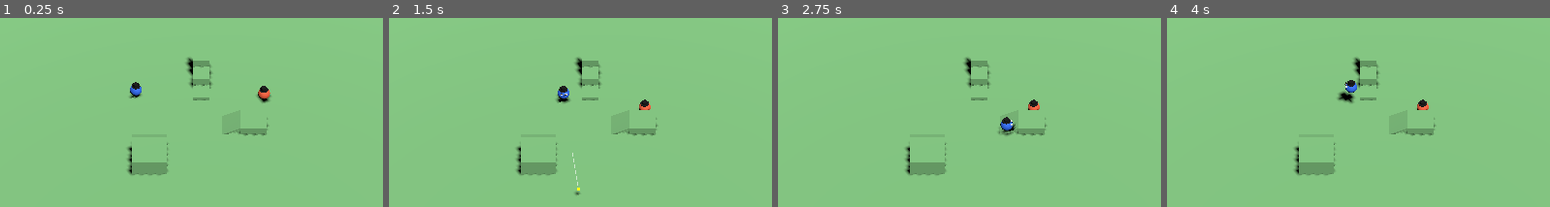
Above: before the commit, frames 1-4 (left to right).
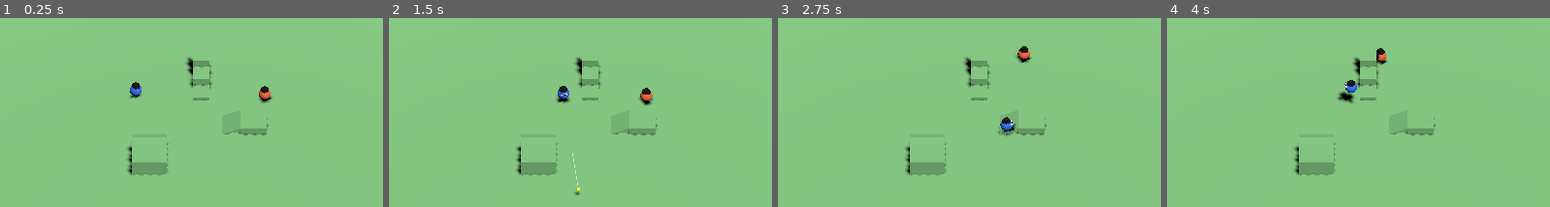
Above: after the commit, the same moments.

Repository: Dearaurora/ChaosGun-Portfolio
Game: Godot game, scene res://scenes/maps/battle_arena.tscn
The game is run twice, just before and just after one commit, with the same random seed, the same clock (stepped at 60 frames per second) and the same inputs. This scene is started directly instead of the project's main scene.
Inputs (mouse positions are % of the whole screen's width and height, from its top left):
- Up to frame 1 (0.25 s): no input
- Up to frame 2 (1.5 s): tap Enter (p2_fire) at 0.5 s; move the mouse to (72, 51) at 0.52 s; hold D (p1_move_right) 0.53-1.28 s; click (72, 51) at 0.6 s; tap Space (p1_jump) at 0.77 s; move the mouse to (30, 63) at 1.27 s; hold S (p1_move_backward) from 1.28 s (still down); tap Q (p1_weapon_cycle) at 1.35 s; click (30, 63) at 1.42 s
- Up to frame 3 (2.75 s): tap Space (p1_jump) at 1.52 s; move the mouse to (60, 32) at 2.02 s; release S (p1_move_backward) at 2.03 s; hold D (p1_move_right) from 2.03 s (still down); tap Enter (p2_fire) at 2.1 s; click (60, 32) at 2.17 s
- Up to frame 4 (4 s): move the mouse to (45, 80) at 2.77 s; release D (p1_move_right) at 2.78 s; hold W (p1_move_forward) 2.78-3.53 s; tap Down (p2_move_backward) at 2.85 s; click (45, 80) at 2.92 s; tap Space (p1_jump) at 3.02, 3.77 s; move the mouse to (80, 74) at 3.52 s; hold A (p1_move_left) from 3.53 s (still down); tap Up (p2_move_forward) at 3.6 s; click (80, 74) at 3.67 s
The pictures show only the part of the screen within x 24-74%, y 29-79%; the shares and areas given below are measured in that part.

The runs differ from the first frame. In frame 1, less than 0.1% of the frame differs, in the area x 67-72%, y 35-44%; in frame 2, 0.3%; in frame 3, 0.4%, in the area x 62-69%, y 14-49%; in frame 4, 0.3%.

Commit message:
生命股+隐藏HP+武器伤害+胜负判定+结算画面

Diff:
--- a/scenes/maps/demo_arena.tscn
+++ b/scenes/maps/demo_arena.tscn
@@ -1,9 +1,10 @@
-[gd_scene load_steps=5 format=3 uid="uid://dma2j2p6lyxxy"]
+[gd_scene load_steps=6 format=3 uid="uid://dma2j2p6lyxxy"]
 
 [ext_resource type="PackedScene" uid="uid://cxab3qykk26e4" path="res://scenes/characters/player.tscn" id="1_test_player"]
 [ext_resource type="PackedScene" uid="uid://bfs0o836ofdtd" path="res://scenes/characters/ai_character.tscn" id="2_ai"]
 [ext_resource type="Script" uid="uid://dwlowsr7w2nod" path="res://scripts/weapons/weapon_spawner.gd" id="3_spawner"]
 [ext_resource type="Script" path="res://scripts/ui/pause_menu.gd" id="4_pause"]
+[ext_resource type="Script" path="res://scripts/maps/demo_arena.gd" id="5_arena"]
 
 [sub_resource type="BoxShape3D" id="BoxShape3D_floor"]
 size = Vector3(100, 1, 100)
@@ -16,6 +17,7 @@
 size = Vector3(100, 1, 100)
 
 [node name="DemoArena" type="Node3D"]
+script = ExtResource("5_arena")
 
 [node name="DirectionalLight3D" type="DirectionalLight3D" parent="."]
 transform = Transform3D(0.8660254, -0.43301272, 0.24999999, 0, 0.49999997, 0.86602545, -0.5, -0.75, 0.43301266, 0, 100, 0)
--- a/scripts/maps/battle_arena.gd
+++ b/scripts/maps/battle_arena.gd
@@ -7,22 +7,24 @@
 const AI_SCENE = preload("res://scenes/characters/ai_character.tscn")
 
 ## 出生点（最多 4 个）
-const SPAWN_POINTS: Array[Vector3] = [
+var SPAWN_POINTS := [
 	Vector3(-15, 0.5, -10),
 	Vector3(15, 0.5, -10),
 	Vector3(-15, 0.5, 10),
 	Vector3(15, 0.5, 10),
 ]
 
-var _characters: Array[BaseCharacter] = []
+var _characters: Array = []
+var _victory_screen: CanvasLayer = null
+var _match_ended := false
 
 func _ready() -> void:
 	_spawn_characters()
-	# HUD 挂在第一个人类玩家身上（如果有的话）
 	_setup_hud()
+	_setup_victory_screen()
 
 func _spawn_characters() -> void:
-	var human_index := 0  # 用于分配输入前缀 p1_, p2_
+	var human_index := 0
 
 	for i in range(MatchConfig.slots.size()):
 		var slot = MatchConfig.slots[i]
@@ -39,27 +41,62 @@
 			human_index += 1
 			character = player_instance
 		else:
-			# AI
 			character = AI_SCENE.instantiate()
 
 		character.transform.origin = spawn_pos
+		character.name = _get_character_name(i, slot)
 
-		# 设置颜色
 		add_child(character)
+		# 连接淘汰信号
+		character.eliminated.connect(_on_character_eliminated)
 		_apply_color(character, i)
 		_characters.append(character)
 
+func _get_character_name(index: int, slot_type: int) -> String:
+	if slot_type == MatchConfig.SlotType.HUMAN:
+		return "Player %d" % (index + 1)
+	else:
+		return "AI Bot %d" % (index + 1)
+
 func _apply_color(character: BaseCharacter, slot_index: int) -> void:
 	var color = MatchConfig.PLAYER_COLORS[slot_index]
-	# 延迟设置颜色，等 Visual 节点 ready
 	await get_tree().process_frame
 	var visual = character.get_visual()
 	if visual and visual.has_method("set_body_color"):
 		visual.set_body_color(color)
 
 func _setup_hud() -> void:
-	# 找到第一个人类玩家，把 HUD 挂上去
 	for c in _characters:
 		if c is PlayerCharacter:
-			# HUD 已经在 player.tscn 里了，不用额外挂
 			break
+
+func _setup_victory_screen() -> void:
+	var vs_script = load("res://scripts/ui/victory_screen.gd")
+	_victory_screen = CanvasLayer.new()
+	_victory_screen.set_script(vs_script)
+	add_child(_victory_screen)
+
+# ------------------------------------------------------------------
+#  淘汰信号回调
+# ------------------------------------------------------------------
+func _on_character_eliminated(character: BaseCharacter) -> void:
+	if _match_ended:
+		return
+
+	# 统计存活者
+	var survivors: Array = []
+	for c in _characters:
+		if not c.is_game_over:
+			survivors.append(c)
+
+	if survivors.size() <= 1:
+		_match_ended = true
+		if survivors.size() == 1:
+			var winner = survivors[0]
+			var winner_name: String = winner.name
+			var slot_index := _characters.find(winner)
+			var winner_color: Color = MatchConfig.PLAYER_COLORS[slot_index] if slot_index < MatchConfig.PLAYER_COLORS.size() else Color.WHITE
+			_victory_screen.show_victory(winner_name, winner_color)
+		else:
+			# 全灭（理论上不会发生）
+			_victory_screen.show_victory("DRAW", Color.WHITE)
--- /dev/null
+++ b/scripts/maps/demo_arena.gd
@@ -0,0 +1,42 @@
+extends Node3D
+## demo_arena 的胜负判定脚本 —— 挂在 DemoArena 根节点
+
+var _characters: Array = []
+var _victory_screen: CanvasLayer = null
+var _match_ended := false
+
+func _ready() -> void:
+	# 等一帧让子节点都 ready
+	await get_tree().process_frame
+	_setup_victory_screen()
+	_connect_characters()
+
+func _setup_victory_screen() -> void:
+	var vs_script = load("res://scripts/ui/victory_screen.gd")
+	_victory_screen = CanvasLayer.new()
+	_victory_screen.set_script(vs_script)
+	add_child(_victory_screen)
+
+func _connect_characters() -> void:
+	for child in get_children():
+		if child is BaseCharacter:
+			child.eliminated.connect(_on_character_eliminated)
+			_characters.append(child)
+
+func _on_character_eliminated(character: BaseCharacter) -> void:
+	if _match_ended:
+		return
+
+	var survivors: Array = []
+	for c in _characters:
+		if not c.is_game_over:
+			survivors.append(c)
+
+	if survivors.size() <= 1:
+		_match_ended = true
+		if survivors.size() == 1:
+			var winner = survivors[0]
+			var winner_name: String = "Player" if winner is PlayerCharacter else "AI Bot"
+			_victory_screen.show_victory(winner_name, Color(0.2, 0.45, 1.0))
+		else:
+			_victory_screen.show_victory("DRAW", Color.WHITE)
--- a/scripts/player/base_character.gd
+++ b/scripts/player/base_character.gd
@@ -4,11 +4,15 @@
 @onready var weapon_point: Marker3D = get_node_or_null("WeaponPoint")
 @onready var weapon_manager: WeaponManager = get_node_or_null("WeaponManager")
 
+signal eliminated(character: BaseCharacter)
+
 # ============================================================
 #  生命与复活系统
 # ============================================================
 
 var lives: int = GameConfig.default_lives
+var max_hp: float = 3000.0
+var current_hp: float = 3000.0
 var is_dead: bool = false
 var is_invincible: bool = false
 var is_game_over: bool = false
@@ -89,10 +93,17 @@
 	var final_impulse = h_impulse + Vector3.UP * lift
 	apply_central_impulse(final_impulse)
 
-func apply_hit(impulse: Vector3) -> void:
-	## 被敌人子弹击中时调用：既施加冲量又触发受击闪白
+func apply_hit(impulse: Vector3, damage: float = 0.0) -> void:
+	## 被敌人子弹击中时调用：施加冲量 + 扣血 + 受击闪白
+	if is_invincible or is_dead:
+		return
 	apply_knockback(impulse)
 	_flash_damage()
+	if damage > 0.0:
+		current_hp -= damage
+		if current_hp <= 0.0:
+			current_hp = 0.0
+			_die()
 
 func _is_near_edge(push_dir: Vector3) -> bool:
 	var space_state = get_world_3d().direct_space_state
@@ -117,6 +128,7 @@
 
 	if lives <= 0:
 		is_game_over = true
+		eliminated.emit(self)
 		return
 
 	_respawn_timer = GameConfig.respawn_delay
@@ -134,6 +146,9 @@
 	visible = true
 	freeze = false
 	set_physics_process(true)
+
+	# 回满血量
+	current_hp = max_hp
 
 	# 启动无敌盾
 	is_invincible = true
--- /dev/null
+++ b/scripts/ui/victory_screen.gd
@@ -0,0 +1,129 @@
+extends CanvasLayer
+## 结算画面 —— 某角色获胜时弹出
+
+const COL_SURFACE := Color("#0c0c1f")
+const COL_PANEL := Color("#1d1d37")
+const COL_PRIMARY := Color("#cafd00")
+const COL_SECONDARY := Color("#ff7441")
+const COL_HEART := Color("#ff6e81")
+const COL_TEXT := Color("#e5e3ff")
+
+var _overlay: Control
+
+func _ready() -> void:
+	layer = 100
+	process_mode = Node.PROCESS_MODE_ALWAYS
+	visible = false
+
+## 显示结算画面
+func show_victory(winner_name: String, winner_color: Color) -> void:
+	visible = true
+	get_tree().paused = true
+	_build_ui(winner_name, winner_color)
+
+func _build_ui(winner_name: String, winner_color: Color) -> void:
+	var vp = get_viewport().get_visible_rect().size
+
+	# 蒙版
+	var mask = ColorRect.new()
+	mask.color = Color(0, 0, 0, 0.7)
+	mask.size = vp
+	add_child(mask)
+
+	# 中央卡片
+	var card_w := 400.0
+	var card_h := 320.0
+	var card = Panel.new()
+	card.position = Vector2((vp.x - card_w) / 2.0, (vp.y - card_h) / 2.0)
+	card.size = Vector2(card_w, card_h)
+	var style = StyleBoxFlat.new()
+	style.bg_color = Color(COL_PANEL.r, COL_PANEL.g, COL_PANEL.b, 0.95)
+	style.corner_radius_top_left = 20
+	style.corner_radius_top_right = 20
+	style.corner_radius_bottom_left = 20
+	style.corner_radius_bottom_right = 20
+	style.border_width_left = 2
+	style.border_width_right = 2
+	style.border_width_top = 2
+	style.border_width_bottom = 2
+	style.border_color = Color(winner_color.r, winner_color.g, winner_color.b, 0.5)
+	style.shadow_color = Color(winner_color.r, winner_color.g, winner_color.b, 0.15)
+	style.shadow_size = 24
+	card.add_theme_stylebox_override("panel", style)
+	add_child(card)
+
+	# "GAME SET" 标题
+	var title = Label.new()
+	title.text = "GAME SET"
+	title.position = Vector2(0, 20)
+	title.size = Vector2(card_w, 40)
+	title.add_theme_font_size_override("font_size", 32)
+	title.add_theme_color_override("font_color", COL_PRIMARY)
+	title.horizontal_alignment = HORIZONTAL_ALIGNMENT_CENTER
+	card.add_child(title)
+
+	# 胜者名
+	var winner_label = Label.new()
+	winner_label.text = winner_name
+	winner_label.position = Vector2(0, 70)
+	winner_label.size = Vector2(card_w, 36)
+	winner_label.add_theme_font_size_override("font_size", 28)
+	winner_label.add_theme_color_override("font_color", winner_color)
+	winner_label.horizontal_alignment = HORIZONTAL_ALIGNMENT_CENTER
+	card.add_child(winner_label)
+
+	# "WINS!" 标签
+	var wins_label = Label.new()
+	wins_label.text = "WINS!"
+	wins_label.position = Vector2(0, 108)
+	wins_label.size = Vector2(card_w, 24)
+	wins_label.add_theme_font_size_override("font_size", 18)
+	wins_label.add_theme_color_override("font_color", COL_TEXT)
+	wins_label.horizontal_alignment = HORIZONTAL_ALIGNMENT_CENTER
+	card.add_child(wins_label)
+
+	# 按钮区域
+	var btn_w := 240.0
+	var btn_h := 48.0
+	var btn_x := (card_w - btn_w) / 2.0
+
+	var restart_btn = _create_btn("↻  REMATCH", COL_PRIMARY, btn_x, 160, btn_w, btn_h)
+	restart_btn.pressed.connect(func():
+		get_tree().paused = false
+		get_tree().reload_current_scene()
+	)
+	card.add_child(restart_btn)
+
+	var menu_btn = _create_btn("⌂  MAIN MENU", COL_HEART, btn_x, 220, btn_w, btn_h)
+	menu_btn.pressed.connect(func():
+		get_tree().paused = false
+		get_tree().change_scene_to_file("res://scenes/ui/main_menu.tscn")
+	)
+	card.add_child(menu_btn)
+
+func _create_btn(text: String, color: Color, x: float, y: float, w: float, h: float) -> Button:
+	var btn = Button.new()
+	btn.text = text
+	btn.position = Vector2(x, y)
+	btn.size = Vector2(w, h)
+	var normal = StyleBoxFlat.new()
+	normal.bg_color = Color(COL_PANEL.r, COL_PANEL.g, COL_PANEL.b, 0.9)
+	normal.corner_radius_top_left = 12
+	normal.corner_radius_top_right = 12
+	normal.corner_radius_bottom_left = 12
+	normal.corner_radius_bottom_right = 12
+	normal.border_width_left = 2
+	normal.border_width_right = 2
+	normal.border_width_top = 2
+	normal.border_width_bottom = 2
+	normal.border_color = Color(color.r, color.g, color.b, 0.3)
+	btn.add_theme_stylebox_override("normal", normal)
+	var hover = normal.duplicate()
+	hover.bg_color = Color(color.r, color.g, color.b, 0.15)
+	hover.border_color = color
+	btn.add_theme_stylebox_override("hover", hover)
+	btn.add_theme_font_size_override("font_size", 16)
+	btn.add_theme_color_override("font_color", color)
+	btn.add_theme_color_override("font_hover_color", Color.WHITE)
+	btn.mouse_default_cursor_shape = Control.CURSOR_POINTING_HAND
+	return btn
--- a/scripts/weapons/projectile.gd
+++ b/scripts/weapons/projectile.gd
@@ -6,6 +6,7 @@
 ## 由 Weapon 在发射时注入，不再硬编码
 var speed: float = 60.0
 var knockback_power: float = 18.0
+var damage: float = 0.0
 var direction: Vector3 = Vector3.FORWARD
 var shooter: Node3D = null
 var lifetime: float = 2.0
@@ -60,7 +61,7 @@
 		return
 	_hit = true
 	if body.has_method("apply_hit"):
-		body.apply_hit(direction * knockback_power)
+		body.apply_hit(direction * knockback_power, damage)
 	elif body.has_method("apply_knockback"):
 		body.apply_knockback(direction * knockback_power)
 	# 击中特效
--- a/scripts/weapons/weapon.gd
+++ b/scripts/weapons/weapon.gd
@@ -41,6 +41,7 @@
 	proj.direction = final_dir
 	proj.speed = weapon_data.bullet_speed * GameConfig.bullet_speed_multiplier
 	proj.knockback_power = weapon_data.knockback_power * GameConfig.knockback_multiplier
+	proj.damage = weapon_data.damage
 	proj.lifetime = weapon_data.bullet_lifetime
 	proj.shooter = shooter
 
--- a/scripts/weapons/weapon_data.gd
+++ b/scripts/weapons/weapon_data.gd
@@ -19,6 +19,7 @@
 @export var bullet_lifetime: float = 2.0
 @export var stun_duration: float = 0.0 ## 射击硬直（秒）
 @export var recoil_force: float = 0.0 ## 后坐力（射击时推自己后退）
+@export var damage: float = 10.0 ## 每发子弹伤害
 @export var projectile_scene: PackedScene
 @export var has_infinite_ammo: bool = true
 
@@ -44,6 +45,7 @@
 	d.bullet_lifetime = 2.0
 	d.stun_duration = 0.0
 	d.recoil_force = 25.0
+	d.damage = 25.0
 	d.projectile_scene = load("res://scenes/weapons/pistol_projectile.tscn")
 	d.has_infinite_ammo = true
 	return d
@@ -66,6 +68,7 @@
 	d.bullet_lifetime = 1.5
 	d.stun_duration = 0.0
 	d.recoil_force = 8.0
+	d.damage = 12.0
 	d.projectile_scene = load("res://scenes/weapons/smg_projectile.tscn")
 	d.has_infinite_ammo = false
 	return d
@@ -88,6 +91,7 @@
 	d.bullet_lifetime = 2.5
 	d.stun_duration = 0.0
 	d.recoil_force = 20.0
+	d.damage = 20.0
 	d.projectile_scene = load("res://scenes/weapons/ak_projectile.tscn")
 	d.has_infinite_ammo = false
 	return d
@@ -110,6 +114,7 @@
 	d.bullet_lifetime = 3.0
 	d.stun_duration = 0.3
 	d.recoil_force = 55.0
+	d.damage = 80.0
 	d.projectile_scene = load("res://scenes/weapons/sniper_projectile.tscn")
 	d.has_infinite_ammo = false
 	return d
